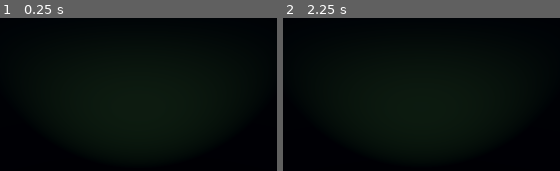
Above: before the commit, frames 1-2 (left to right).
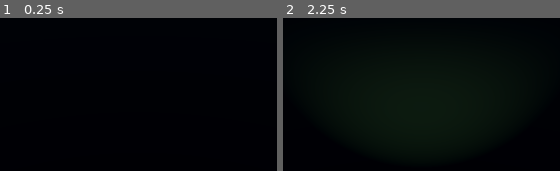
Above: after the commit, the same moments.

Repository: SolemnSintres/Godot3DStudy
Game: Godot game, scene res://world.tscn
The game is run twice, just before and just after one commit, with the same random seed, the same clock (stepped at 60 frames per second) and the same inputs.
Inputs (mouse positions are in pixels of both pictures, inside the frame that each line leads up to):
- Up to frame 1 (0.25 s): no input
- Up to frame 2 (2.25 s): tap Enter at 0.5, 2 s; move the mouse to (outside the picture) at 0.52 s; hold F (flashlight) 0.53-1.28 s; hold W (move_forward) from 0.53 s (still down); tap Space at 1.25 s; move the mouse to (outside the picture) at 1.27 s; tap F (flashlight) at 1.35 s; move the mouse to (outside the picture) at 2.02 s; hold F (flashlight) from 2.03 s (still down)

The runs differ from the first frame. In frame 1, 7.6% of the frame differs, in the area x 33-67%, y 44-77%; in frame 2, nothing differs.

Commit message:
Flash Fix

Diff:
--- a/player.gd
+++ b/player.gd
@@ -9,6 +9,7 @@
 
 func _ready():
 	Input.mouse_mode = Input.MOUSE_MODE_CAPTURED
+	flash.visible = false
 
 func _physics_process(delta):
 
@@ -30,3 +31,5 @@
 		Input.mouse_mode = Input.MOUSE_MODE_VISIBLE
 	if event is InputEventMouseButton:
 		Input.mouse_mode = Input.MOUSE_MODE_CAPTURED
+	if event.is_action_pressed("flashlight"):
+		flash.visible = not flash.visible
